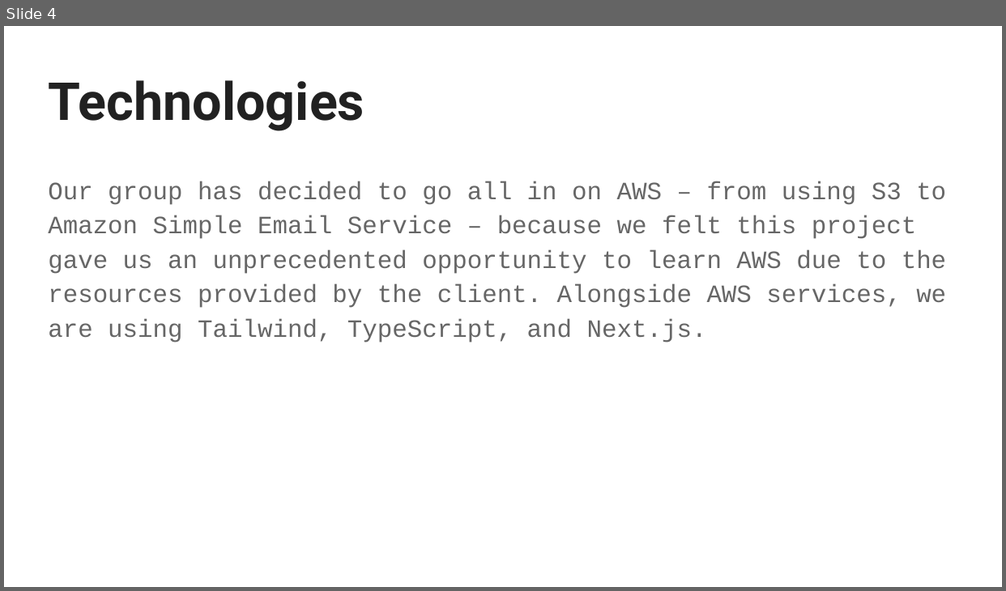
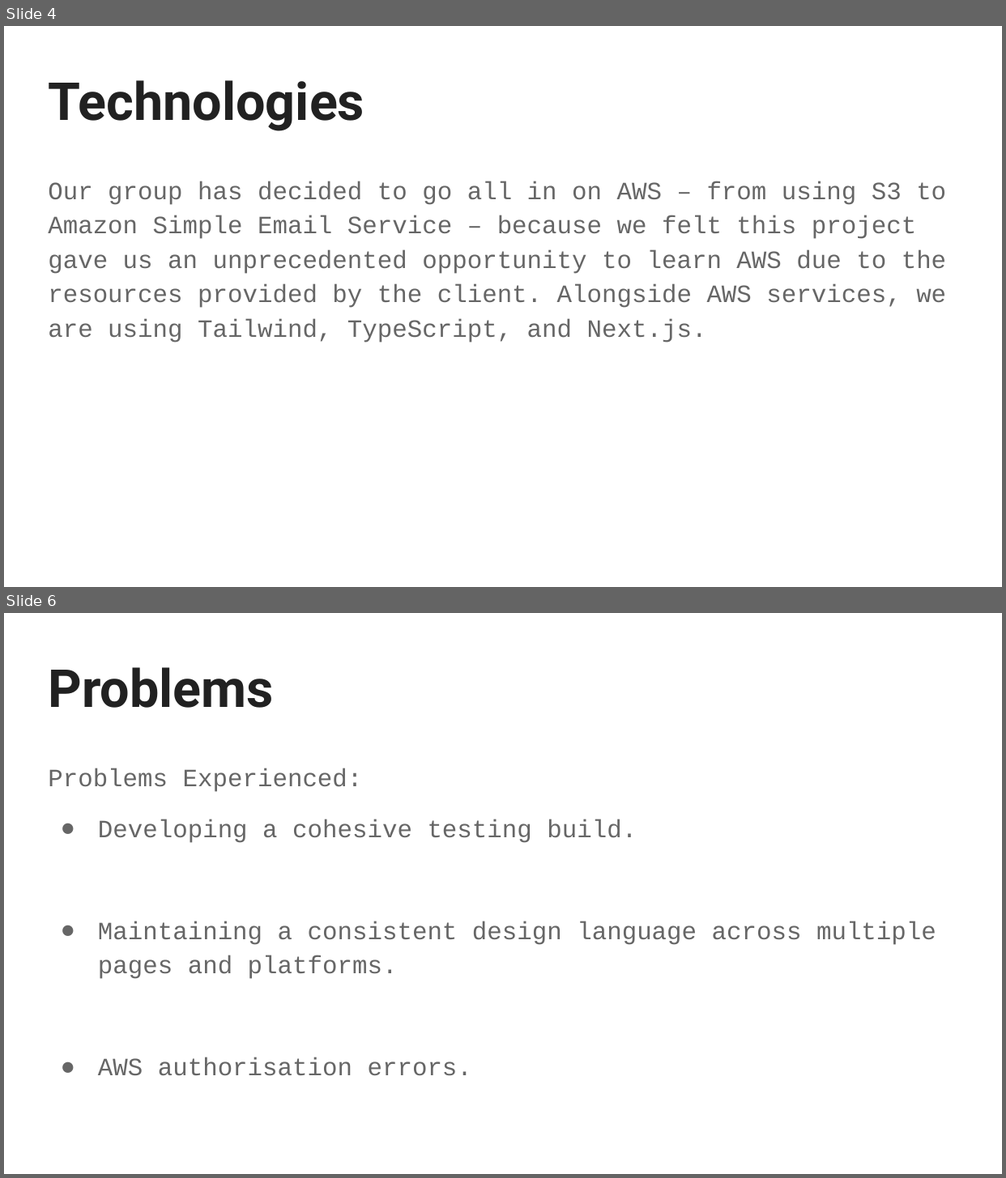
Before and after one commit to COSC-499-W2023/year-long-project-team-9, a slide deck: docs/minipresentation/Team 9 Mini-Presentation.pptx. Shown one above the other, each under a label of ours: slide 4 before the commit, slides 4 and 6 after it; the slides between them are not shown. The pictures are 1006x591 and 1006x1178 pixels, drawn with LibreOffice and Linux fonts; fonts in the diff are those of the drawing. Boxes give left, top, right and bottom in pixels: in the first picture for what was removed or moved away, otherwise in the second. Text is boxed around its words. In the diff, an @@ line names an element or a change of style, - is before the commit and + after.

```diff
--- a/docs/minipresentation/Team 9 Mini-Presentation.pptx
+++ b/docs/minipresentation/Team 9 Mini-Presentation.pptx
@@ slide 6 added at <box>4,613,1002,1174</box>, background #FFFFFF @@
@@ title added at <box>48,667,273,708</box>, 37.8 pt, text #212121, bold @@
+Problems
@@ text added at <box>48,769,936,1076</box>, 18 pt, text #666666 @@
+Problems Experienced:
+● Developing a cohesive testing build.
+● Maintaining a consistent design language across multiple pages and platforms.
+● AWS authorisation errors.
```
Also in this commit, not shown: 3 slides changed.
